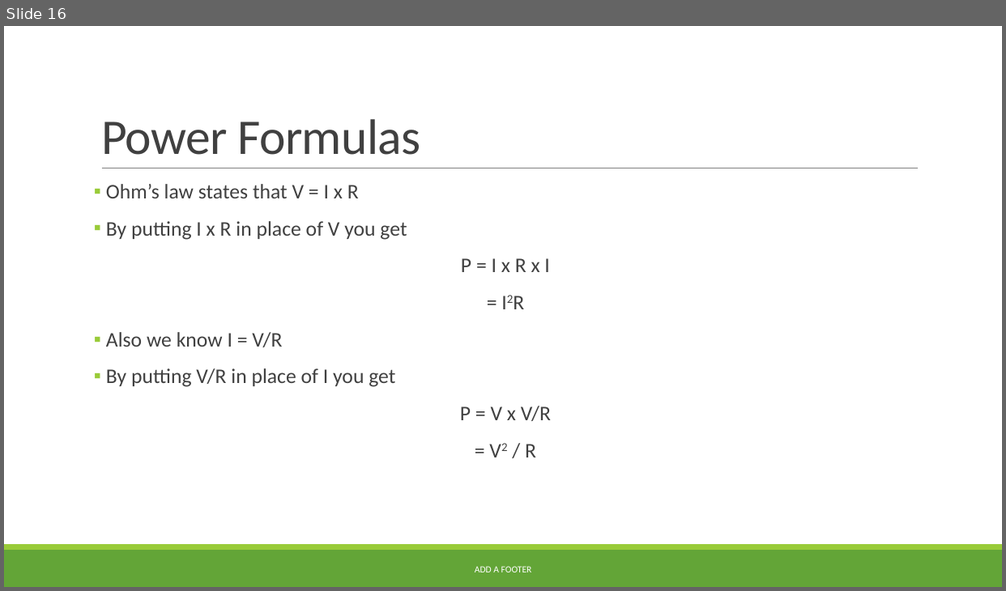
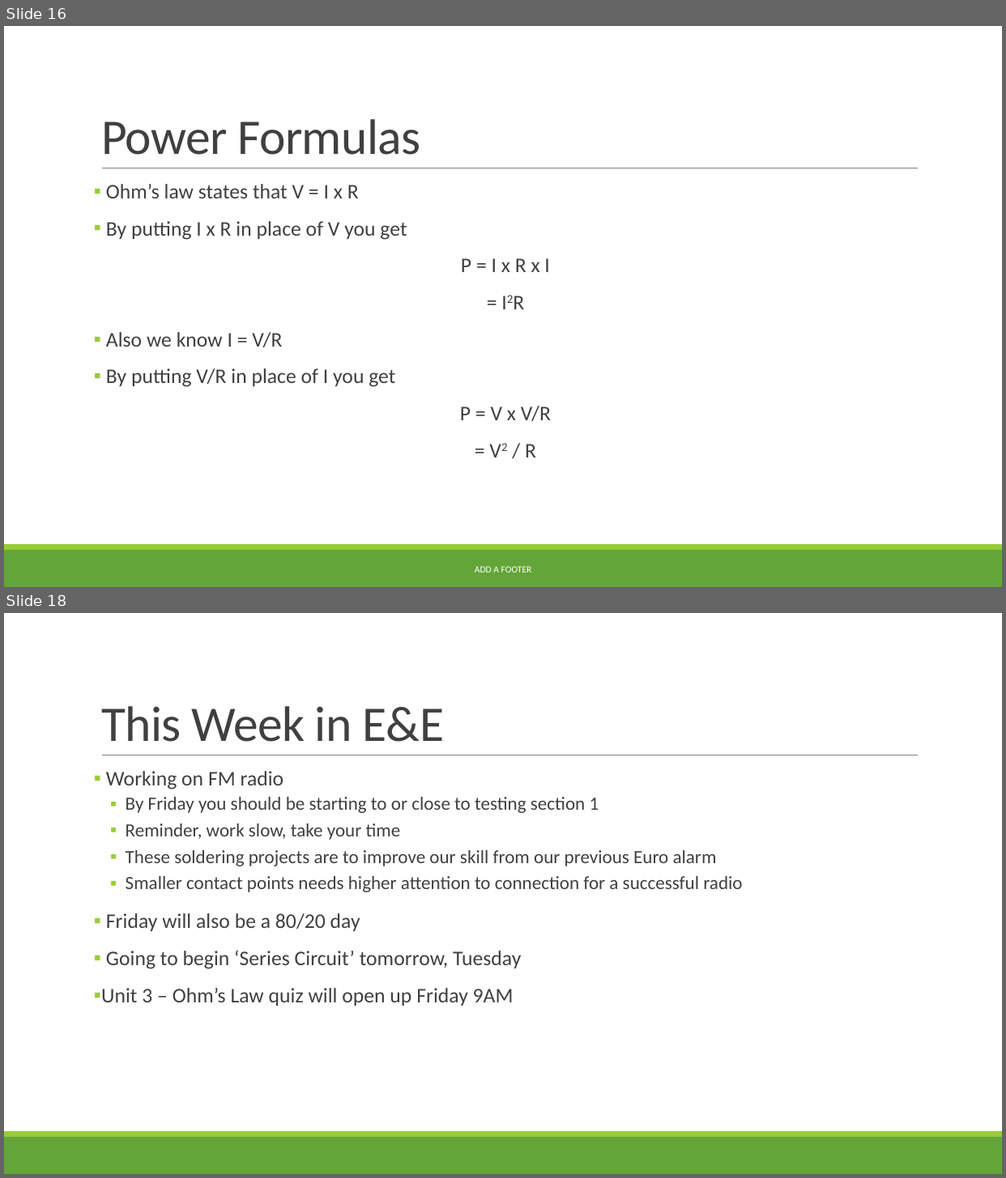
Before and after one commit to nickvertucci/Technology-Education-Curriculum, a slide deck: High School/Modern Electricity and Electronics/Unit 3 - Ohm's Law/Section 2 - Power and Energy/Assets/Unit 3 - Section 2 - Electric and Power.pptx. Shown one above the other, each under a label of ours: slide 16 before the commit, slides 16 and 18 after it; the slides between them are not shown. The pictures are 1006x591 and 1006x1178 pixels, drawn with LibreOffice and Linux fonts; fonts in the diff are those of the drawing. Boxes give left, top, right and bottom in pixels: in the first picture for what was removed or moved away, otherwise in the second. Text is boxed around its words. In the diff, an @@ line names an element or a change of style, - is before the commit and + after.

```diff
--- a/High School/Modern Electricity and Electronics/Unit 3 - Ohm's Law/Section 2 - Power and Energy/Assets/Unit 3 - Section 2 - Electric and Power.pptx
+++ b/High School/Modern Electricity and Electronics/Unit 3 - Ohm's Law/Section 2 - Power and Energy/Assets/Unit 3 - Section 2 - Electric and Power.pptx
@@ slide 18 added at <box>4,613,1002,1174</box>, background #FFFFFF; not listed: 3 template elements that a slide beside it also shows @@
@@ title added at <box>101,706,444,742</box>, 48 pt, text #404040 @@
+This Week in E&E
@@ text added at <box>101,771,742,1006</box>, 18 pt, text #404040 @@
+▪ Working on FM radio
+  ▪ By Friday you should be starting to or close to testing section 1
+  ▪ Reminder, work slow, take your time
+  ▪ These soldering projects are to improve our skill from our previous Euro alarm
+  ▪ Smaller contact points needs higher attention to connection for a successful radio
+▪ Friday will also be a 80/20 day
+▪ Going to begin ‘Series Circuit’ tomorrow, Tuesday
+▪ Unit 3 – Ohm’s Law quiz will open up Friday 9AM
```
Also in this commit, not shown: 3 other slides added, 2 other files.
